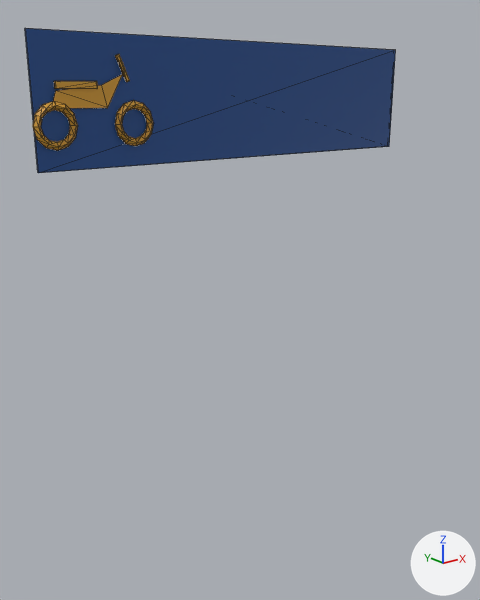
What one commit did to the glTF model assets/models/nha_rap/bang/bang_giu_xe_32.glb.
One viewpoint serves both versions: a 50 mm camera at (-1.26, -3.54, 2.97) aimed at (1.4, -0.2, 1.64). The lights are fixed; the arrows at lower right show +X, +Y and +Z. The picture after the commit comes second. Mesh edges are drawn as thin lines. Vertices at exactly the same position are counted once.

Objects in the first picture: 'bang_giu_xe_32'.
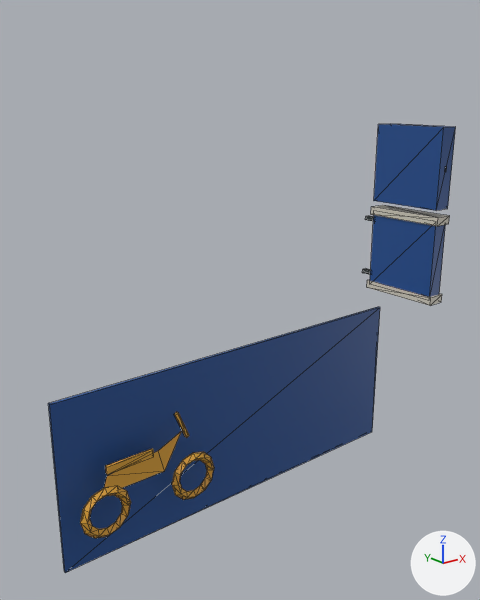
Location of each change, [x1, y1, x2, y2] in pixels of the pictures (480 x 600 px; the box of a moved part takes in the faces that stretch with it):
'bang_giu_xe_32', reshaped (10% wider, 208% taller): before [25, 28, 396, 173]; after [48, 124, 455, 573]
part 1 of me_hop_003, added (blue): after [48, 307, 380, 573]
part 2 of me_hop_003, moved or reshaped: before [33, 101, 78, 151]; after [80, 486, 131, 538]
part 3 of me_hop_003, moved or reshaped: before [115, 100, 153, 146]; after [172, 452, 214, 500]
part 4 of me_hop_003, moved or reshaped: before [53, 74, 123, 108]; after [104, 431, 182, 488]
part 5 of me_hop_003, added (brown): after [105, 449, 154, 475]
part 6 of me_hop_003, moved or reshaped: before [115, 54, 130, 82]; after [174, 412, 189, 438]
part 7 of me_hop_003, added (blue): after [374, 124, 455, 211]
part 8 of me_hop_003, added (blue): after [370, 215, 446, 297]
part 9 of me_hop_003, added: after [371, 205, 450, 226]
part 10 of me_hop_003, added: after [367, 280, 442, 305]
part 11 of me_hop_003, deleted (blue): before [25, 28, 396, 173]
part 12 of me_hop_003, deleted: before [54, 81, 98, 89]

The change, as a diff of the scene's bpy script:
```diff
--- a/assets/models/nha_rap/bang/bang_giu_xe_32.glb.py
+++ b/assets/models/nha_rap/bang/bang_giu_xe_32.glb.py
@@ me_hop_003 @@
 # used by ob_bang_giu_xe_32; location = (0.0, 0.0, 0.0)
-me_hop_003.from_pydata(...)  # 125 vertices, 231 faces; spans x 0.13..3.05, y -0.08..-0.03, z 2.56..3.28
+me_hop_003.from_pydata(...)  # 181 vertices, 315 faces; spans x 0.1..3.1, y -0.72..0.0, z 0.0..2.74
+# me_hop_003 part 1: a new loose piece, a box spanning x 0.1..3.1, y -0.02..0.0, z 0.0..1.2, in mat_pho_mausac
+# me_hop_003 part 2: the loose piece of 48 vertices spanning x 0.13..0.39, y -0.08..-0.04, z 2.67..2.93 is scaled about its middle by 1.4, then moved by (0.08, -0.11, -2.37)
+# me_hop_003 part 3: the loose piece of 48 vertices spanning x 0.61..0.87, y -0.08..-0.04, z 2.67..2.93 is scaled about its middle by 1.4, then moved by (0.28, -0.11, -2.37)
+# me_hop_003 part 4: the loose piece of 5 vertices spanning x 0.25..0.68, y -0.06, z 2.89..3.07 is scaled about its middle by (1.4, 1, 1.4), then moved by (0.16, -0.11, -2.3)
+# me_hop_003 part 5: a new loose piece, a box spanning x 0.365..0.701, y -0.18..-0.16, z 0.7..0.752, in mat_pho_mausac
+# me_hop_003 part 6: the loose piece of 8 vertices spanning x 0.64..0.72, y -0.07..-0.05, z 3.03..3.17 is scaled about its middle by (1.4, 1, 1.4), then moved by (0.25, -0.11, -2.25)
+# me_hop_003 part 7: a new loose piece, a box spanning x 2.81..2.95, y -0.7..-0.12, z 2.16..2.74, in mat_pho_mausac
+# me_hop_003 part 8: a new loose piece, a box spanning x 2.82..2.94, y -0.7..-0.12, z 1.48..2.08, in mat_pho_mausac
+# me_hop_003 part 9: a new loose piece, a box spanning x 2.81..2.95, y -0.72..-0.1, z 2.05..2.11, in mat_pho_mausac
+# me_hop_003 part 10: a new loose piece, a box spanning x 2.81..2.95, y -0.72..-0.1, z 1.45..1.51, in mat_pho_mausac
+# me_hop_003 part 11: the loose piece of 8 vertices spanning x 0.15..3.05, y -0.05..-0.03, z 2.56..3.28 is deleted
+# me_hop_003 part 12: the loose piece of 8 vertices spanning x 0.28..0.51, y -0.07..-0.05, z 2.99..3.03 is deleted
+# other edits to the shape of me_hop_003 do not show in these pictures
 me_hop_003.materials.append(mat_pho_mausac)
```
